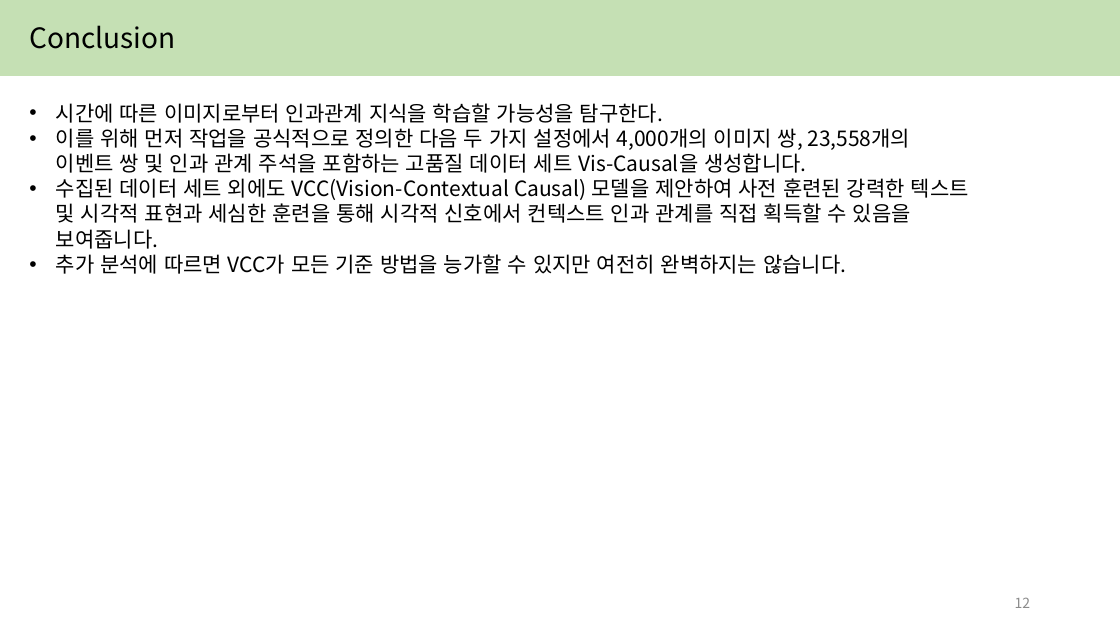
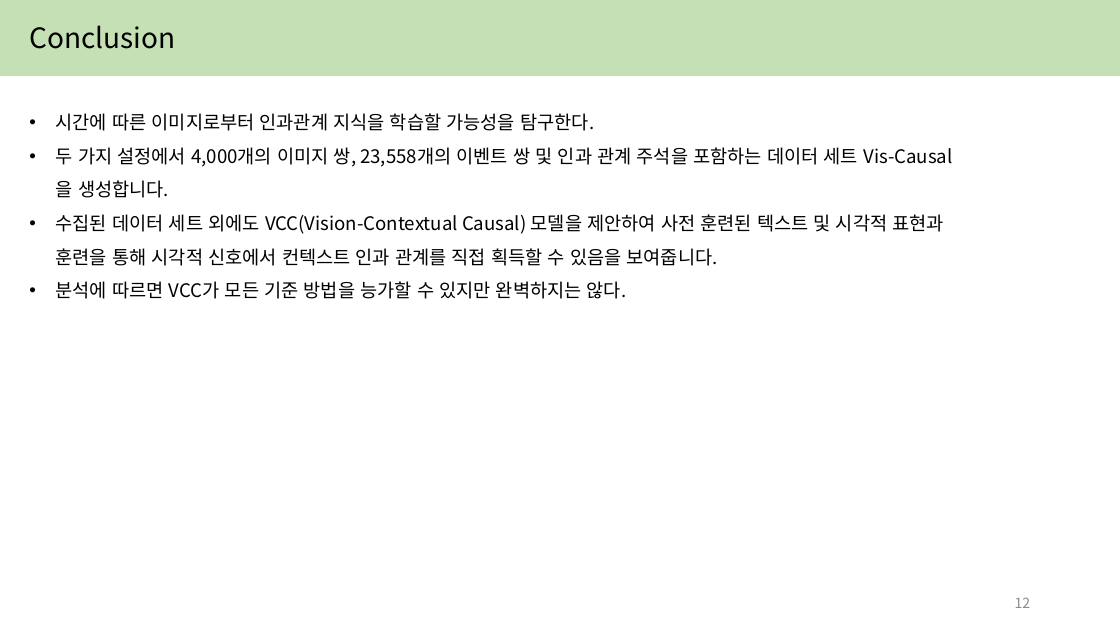
Before and after one commit to yejin087/study_image_caption, a slide deck: slide 12 of 3주차.pptx. Drawn at 1120x630 pixels with LibreOffice and Linux fonts; fonts in the diff are those of the drawing. Boxes give left, top, right and bottom in pixels: in the first picture for what was removed or moved away, otherwise in the second. Text is boxed around its words. In the diff, an @@ line names an element or a change of style, - is before the commit and + after.

```diff
--- a/3주차.pptx
+++ b/3주차.pptx
@@ text at [56, 113, 594, 131]: size 18 to 16 pt in "시간에 따른 이미지로부터 인과관계 지식을 학습할 가능성을 ..."; line spacing 1 to 1.5 @@
@@ text at [56, 147, 952, 299]: text changed; size 18 to 16 pt @@
-• 이를 위해 먼저 작업을 공식적으로 정의한 다음 두 가지 설정에서 4,000개의 이미지 쌍, 23,558개의 이벤트 쌍 및 인과 관계 주석을 포함하는 고품질 데이터 세트 Vis-Causal을 생성합니다.
-• 수집된 데이터 세트 외에도 VCC(Vision-Contextual Causal) 모델을 제안하여 사전 훈련된 강력한 텍스트 및 시각적 표현과 세심한 훈련을 통해 시각적 신호에서 컨텍스트 인과 관계를 직접 획득할 수 있음을 보여줍니다.
-• 추가 분석에 따르면 VCC가 모든 기준 방법을 능가할 수 있지만 여전히 완벽하지는 않습니다.
+• 두 가지 설정에서 4,000개의 이미지 쌍, 23,558개의 이벤트 쌍 및 인과 관계 주석을 포함하는 데이터 세트 Vis-Causal을 생성합니다.
+• 수집된 데이터 세트 외에도 VCC(Vision-Contextual Causal) 모델을 제안하여 사전 훈련된 텍스트 및 시각적 표현과 훈련을 통해 시각적 신호에서 컨텍스트 인과 관계를 직접 획득할 수 있음을 보여줍니다.
+• 분석에 따르면 VCC가 모든 기준 방법을 능가할 수 있지만 완벽하지는 않다.
```
Also in this commit, not shown: 4 other slides changed.
